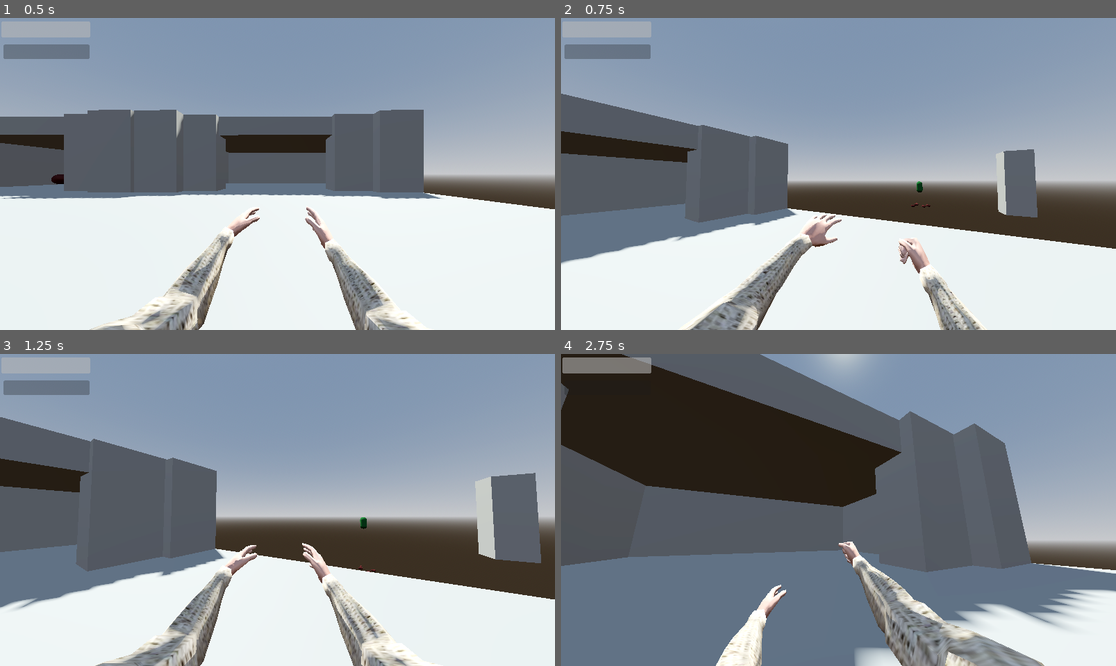
Above: before the commit, frames 1-4 (two rows, left to right).
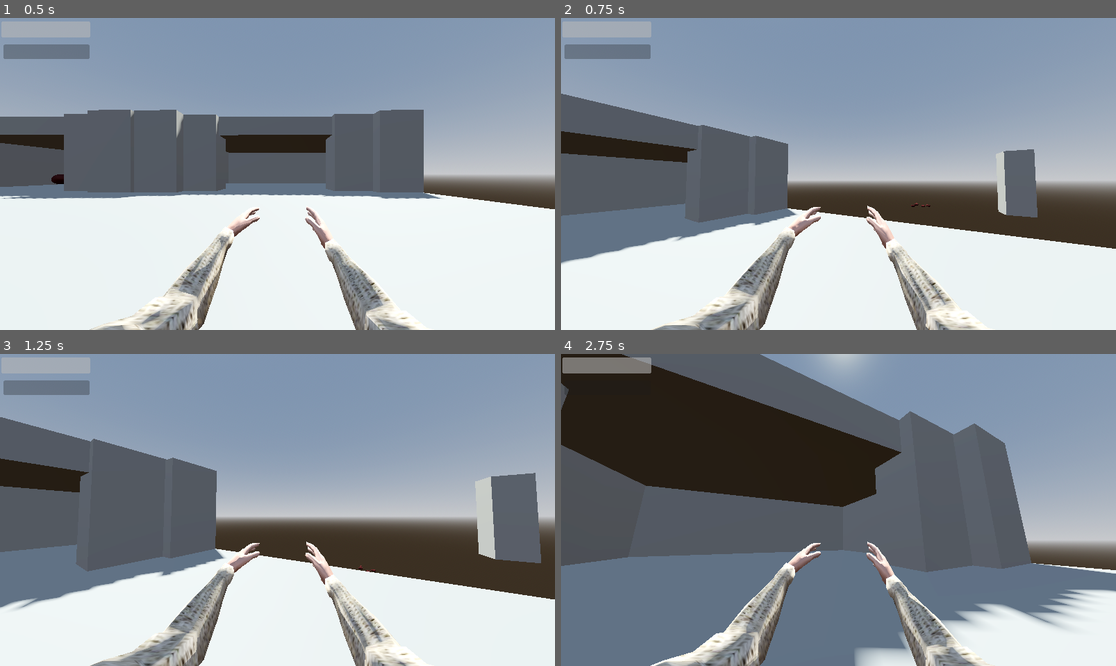
Above: after the commit, the same moments.

Repository: lungcollapser/record
Game: Godot game, scene res://scenes/world.tscn
Same seed, same stepped clock (60 frames per second), same inputs: the game is played once before the commit and once after it.
Inputs (mouse positions are in pixels of both pictures, inside the frame that each line leads up to):
- Up to frame 1 (0.5 s): no input
- Up to frame 2 (0.75 s): tap Enter (ui_accept) at 0.5 s; move the mouse to (866, 174) at 0.52 s; press the mouse at (866, 174) at 0.53 s; hold W (forward) from 0.53 s (still down)
- Up to frame 3 (1.25 s): keep holding W (forward); tap Enter (ui_accept) at 0.77 s
- Up to frame 4 (2.75 s): keep holding W (forward); move the mouse to (810, 510) at 1.27 s; release the mouse at (810, 510) at 1.28 s; click (810, 510) at 1.35 s; tap Enter (ui_accept) at 1.52 s; move the mouse to (849, 503) at 2.02 s; hold Ctrl (crouch) from 2.03 s (still down); click (849, 503) at 2.3 s

Frame 1 is identical in both runs. In frame 2, 5.1% of the frame differs, in the area x 16-77%, y 52-100%; in frame 3, 2.5%; in frame 4, 7.1%, in the area x 16-88%, y 60-100%.
Error after the commit: Parse Error: "enemy_shape" is a variable but does not contain a type. (res://scripts/fps_character.gd:16)

Commit message:
punch collider

Diff:
--- a/project.godot
+++ b/project.godot
@@ -20,7 +20,7 @@
 StaminaBar="*res://scenes/stamina_bar.tscn"
 BloodBar="*res://scenes/blood_bar.tscn"
 DeadBodyParts="*res://scenes/dead_body_parts.tscn"
-Enemy="*res://scenes/enemy.tscn"
+Enemy="*res://scripts/enemy.gd"
 
 [display]
 
--- a/scenes/enemy.tscn
+++ b/scenes/enemy.tscn
@@ -19,7 +19,7 @@
 mesh = SubResource("CapsuleMesh_4wxgc")
 surface_material_override/0 = SubResource("StandardMaterial3D_q760l")
 
-[node name="EnemyShape" type="CollisionShape3D" parent="."]
+[node name="EnemyShape" type="CollisionShape3D" parent="." groups=["enemyshape"]]
 transform = Transform3D(1, 0, 0, 0, 1, 0, 0, 0, 1, 0, 1.43266, 0)
 shape = SubResource("CapsuleShape3D_wf8db")
 
--- a/scripts/enemy.gd
+++ b/scripts/enemy.gd
@@ -1,4 +1,5 @@
 extends CharacterBody3D
+
 
 const ENEMY_SPEED = 0.06
 var enemy_health = 100
@@ -34,3 +35,8 @@
 func _on_enemy_area_body_exited(body: Node3D):
 	if body is Player:
 		target = null
+
+func lose_health():
+	enemy_health -= 1
+	if enemy_health <= 0:
+		queue_free()
--- a/scripts/fps_character.gd
+++ b/scripts/fps_character.gd
@@ -1,8 +1,17 @@
 extends Node3D
 
+@onready var fps_arms_collider = $fpsarmsarea
 @onready var punch_animation = $AnimationPlayer
 @onready var idle_animation = $AnimationPlayer
+var enemy_shape
+
+func _ready() -> void:
+	enemy_shape = get_tree().get_nodes_in_group("enemyshape")[0]
 
 func _physics_process(_delta: float) -> void:
 	if Input.is_action_pressed("attack"):
 		punch_animation.play("AtkPunch")
+
+	var punch_collider = fps_arms_collider.get_collider()
+	if Input.is_action_pressed("attack") and punch_collider is enemy_shape:
+		Enemy.enemy_chase()
